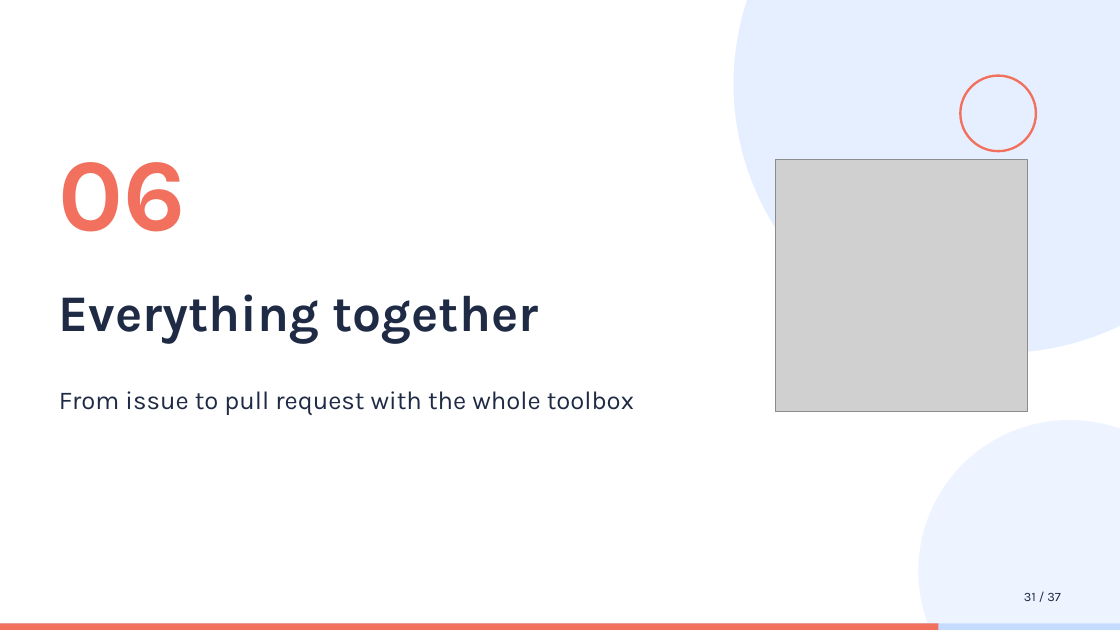
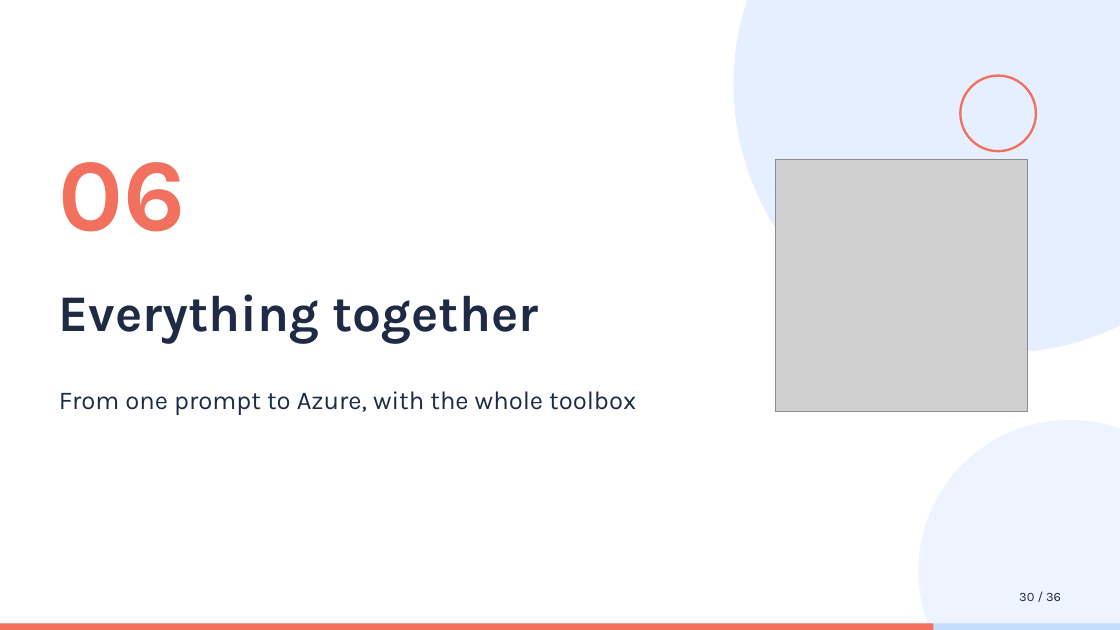
Before and after one commit to idoudist/ai-toolbox-presentation, a slide deck: slide 27 of hello-skills.pptx (slide 30 before the commit). Drawn at 1120x630 pixels with LibreOffice and Linux fonts; fonts in the diff are those of the drawing; grey boxes stand for pictures. Boxes give left, top, right and bottom in pixels: in the first picture for what was removed or moved away, otherwise in the second. Text is boxed around its words. In the diff, an @@ line names an element or a change of style, - is before the commit and + after.

```diff
--- a/hello-skills.pptx
+++ b/hello-skills.pptx
@@ text at bbox=[59, 391, 636, 415]: text changed @@
-From issue to pull request with the whole toolbox
+From one prompt to Azure, with the whole toolbox
@@ text at bbox=[1019, 593, 1061, 601]: text changed @@
-31 / 37
+30 / 36
@@ rectangle: place and size @@
-rectangle at bbox=[0, 623, 939, 630]
+rectangle at bbox=[0, 623, 933, 630]
```
Also in this commit, not shown: 28 other slides changed, 3 slides removed.
